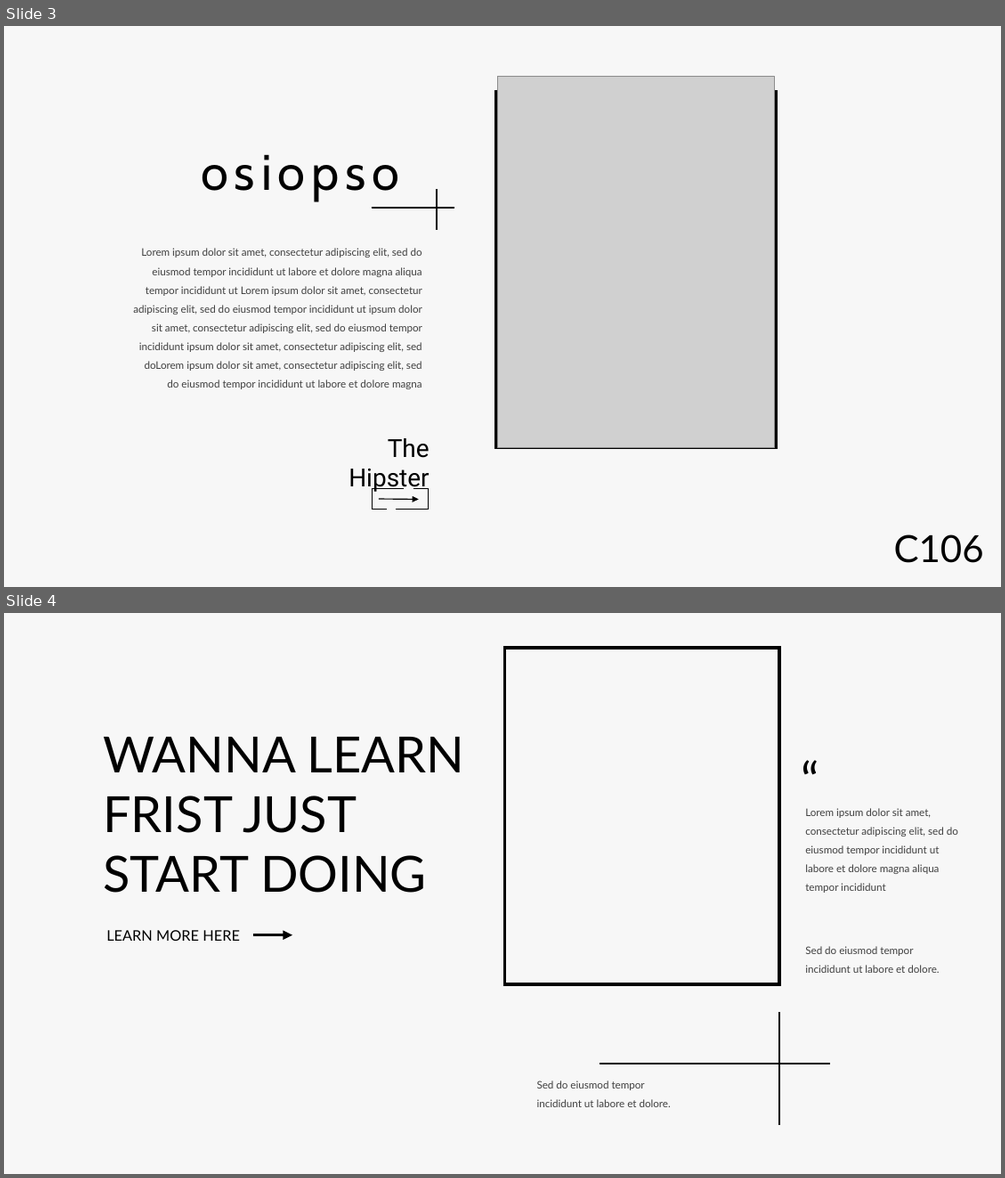
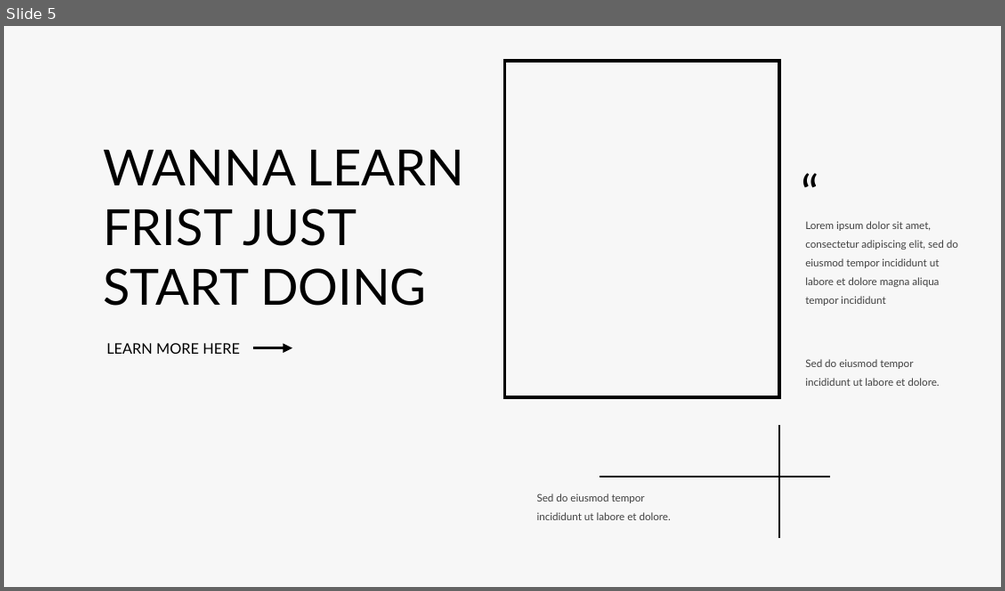
Before and after one commit to cojeans/CoJeans_Osiopso, a slide deck: 코진스_발표자료.pptx. Shown one above the other, each under a label of ours: slides 3 and 4 before the commit, slide 5 after it. The pictures are 1005x1178 and 1005x591 pixels, drawn with LibreOffice and Linux fonts; fonts in the diff are those of the drawing; grey boxes stand for pictures; background and template pictures are left out. Boxes give left, top, right and bottom in pixels: in the first picture for what was removed or moved away, otherwise in the second. Text is boxed around its words. In the diff, an @@ line names an element or a change of style, - is before the commit and + after.

```diff
--- a/코진스_발표자료.pptx
+++ b/코진스_발표자료.pptx
@@ slide 3 removed at bbox=[4, 26, 1001, 587], background #F7F7F7 @@
@@ picture removed at bbox=[498, 76, 774, 448] @@
@@ rectangle removed at bbox=[496, 92, 776, 448] @@
@@ text removed at bbox=[201, 154, 399, 200] @@
-osiopso
@@ line removed from (372, 208) to (455, 208) @@
@@ line removed from (437, 189) to (437, 230) @@
@@ text removed at bbox=[133, 248, 422, 389] @@
-Lorem ipsum dolor sit amet, consectetur adipiscing elit, sed do eiusmod tempor incididunt ut labore et dolore magna aliqua tempor incididunt ut Lorem ipsum dolor sit amet, consectetur adipiscing elit, sed do eiusmod tempor incididunt ut ipsum dolor sit amet, consectetur adipiscing elit, sed do eiusmod tempor incididunt ipsum dolor sit amet, consectetur adipiscing elit, sed doLorem ipsum dolor sit amet, consectetur adipiscing elit, sed do eiusmod tempor incididunt ut labore et dolore magna
@@ text removed at bbox=[348, 438, 429, 493] @@
-The Hipster
@@ group removed at bbox=[372, 488, 429, 510]: 6 lines, 1 arrow @@
@@ text removed at bbox=[894, 534, 984, 563] @@
-C106
@@ what was slide 4 is now slide 5 @@
```
Also in this commit, not shown: 1 slide changed, 2 slides added, 17 other files.
